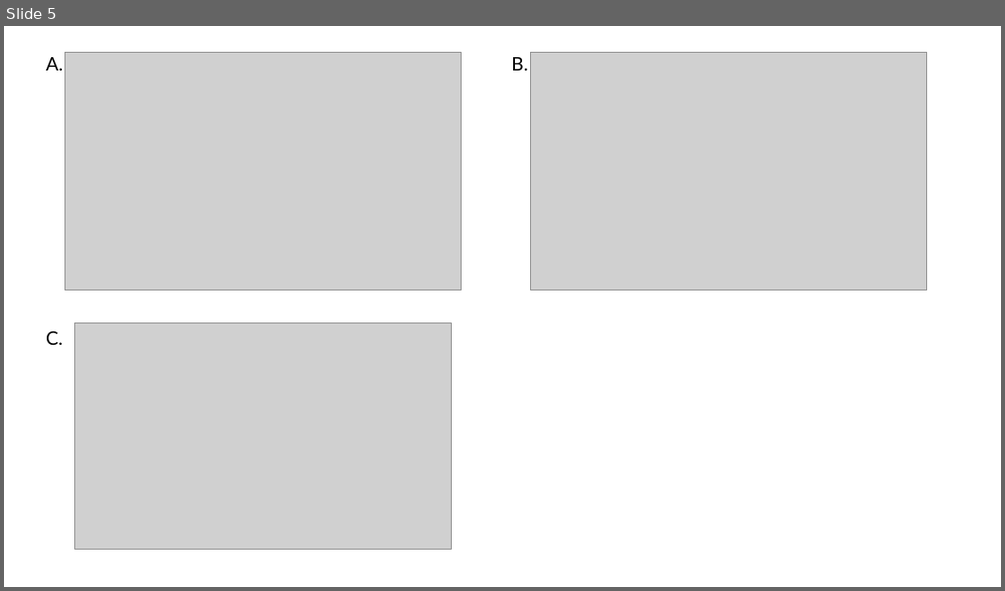
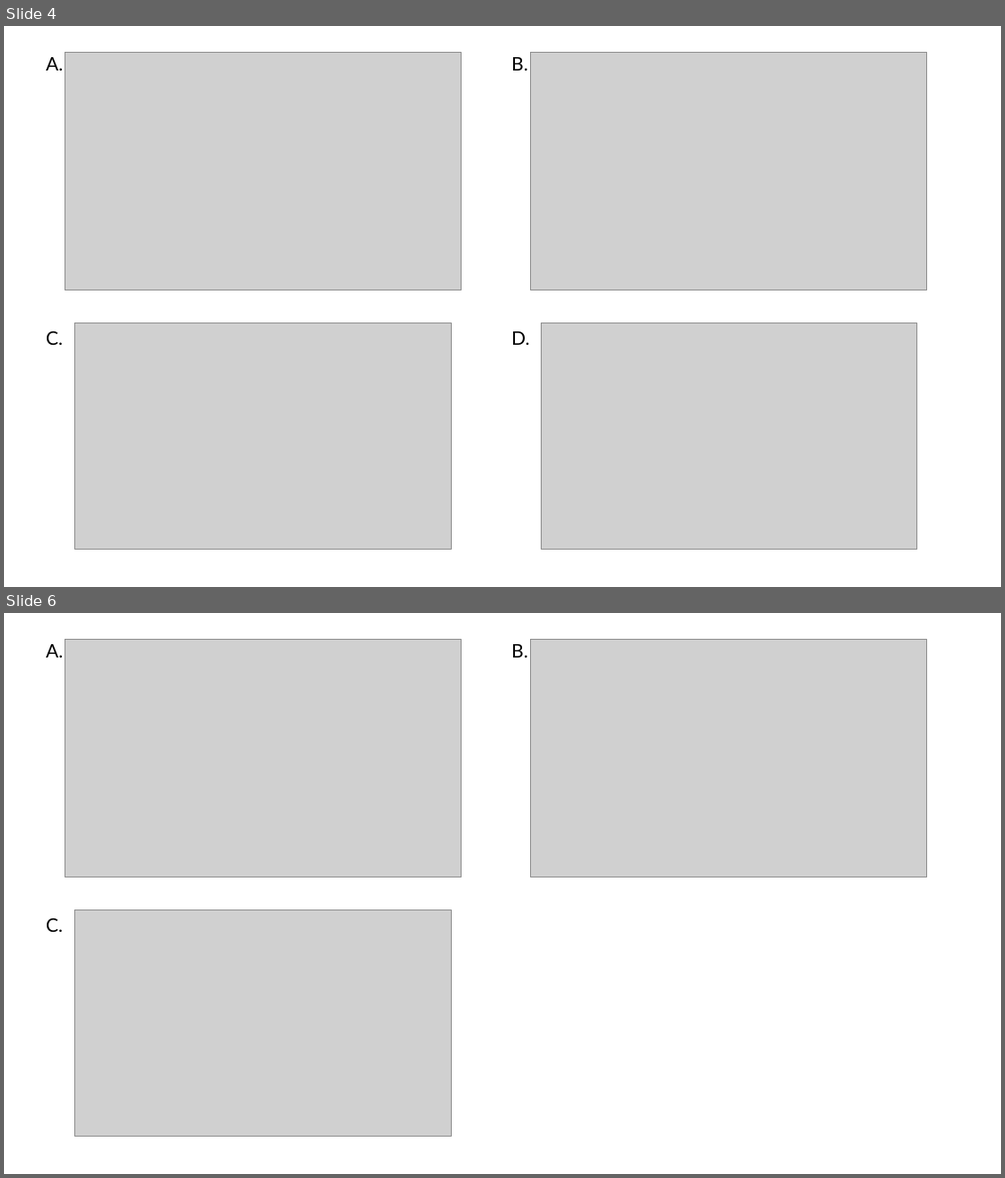
Before and after one commit to oliviafernflores/MCB580_Challenge2, a slide deck: Figures.pptx. Shown one above the other, each under a label of ours: slide 5 before the commit, slides 4 and 6 after it; the slides between them are not shown. The pictures are 1005x591 and 1005x1178 pixels, drawn with LibreOffice and Linux fonts; fonts in the diff are those of the drawing; grey boxes stand for pictures. Boxes give left, top, right and bottom in pixels: in the first picture for what was removed or moved away, otherwise in the second. Text is boxed around its words. In the diff, an @@ line names an element or a change of style, - is before the commit and + after.

```diff
--- a/Figures.pptx
+++ b/Figures.pptx
@@ slide 4 added at [4,26,1001,587], background #FFFFFF @@
@@ picture added at [65,52,461,290] @@
@@ picture added at [531,52,928,290] @@
@@ text added at [46,57,63,70], 18 pt, text #000000 @@
+A.
@@ text added at [511,57,528,70], 18 pt, text #000000 @@
+B.
@@ text added at [46,330,63,345], 18 pt, text #000000 @@
+C.
@@ picture added at [75,323,451,548] @@
@@ text added at [511,331,529,345], 18 pt, text #000000 @@
+D.
@@ picture added at [541,323,917,548] @@
@@ what was slide 5 is now slide 6 @@
```
Also in this commit, not shown: 1 slide changed, 2 other slides added, 2 slides removed, 9 other files.
